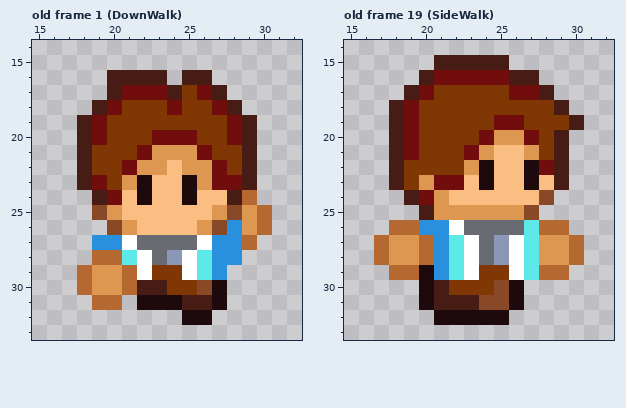
A pixel-art file gets an edit: Aseprite/Persongens jogaveis/Andre.aseprite. The picture above is the old version.
48x48 pixels, 59 frames. Shown: old frame 1 (DownWalk): x 15..32, y 14..33; old frame 19 (SideWalk): x 15..32, y 14..33. The commit also changed other frames, which this record leaves out.
The same view after the edit:
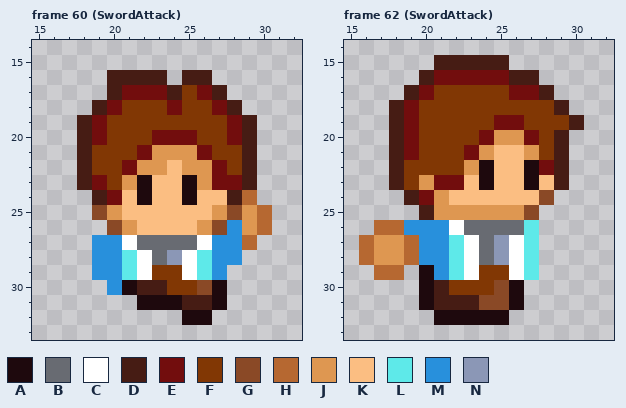
Palette (. is transparent): A #1e090d  B #686b72  C #ffffff  D #461c14  E #720d0d  F #813704  G #8a4926  H #b66831  J #de9751  K #fbbe82  L #5ee9e9  M #2890dc  N #8b97b6
A new or re-ordered frame is compared with the old frame closest to it.
Diff:
frames 59 -> 63
Frame 60 (SwordAttack) is new; against old frame 1 (DownWalk), layer "Hands":
Colour H becomes colour A in row 30 at x 21.
Colour H becomes colour L in row 29 at x 21.
Colour H becomes colour M in row 28 at x 19 to 20.
Colour J becomes colour M in row 29 at x 19 to 20; in row 30 at x 20.
Colour H is removed in rows 29 to 30 at x 18; in row 31 at x 19 to 20.
Colour J is removed in row 30 at x 19.
Frame 62 (SwordAttack) is new; against old frame 19 (SideWalk), layer "Hands":
The author put colour H in row 26 at x 17; in rows 27 to 28 at x 16; in row 29 at x 17.
Colour J becomes colour H in rows 27 to 28 at x 19.
Colour H becomes colour J in rows 27 to 28 at x 17.
Colour H becomes colour M in row 26 at x 19; in rows 27 to 28 at x 20.
Colour H is removed in row 26 at x 28 to 29; in rows 27 to 28 at x 30; in row 29 at x 19 and 28 to 29.
Colour J is removed in rows 27 to 28 at x 28 to 29.
